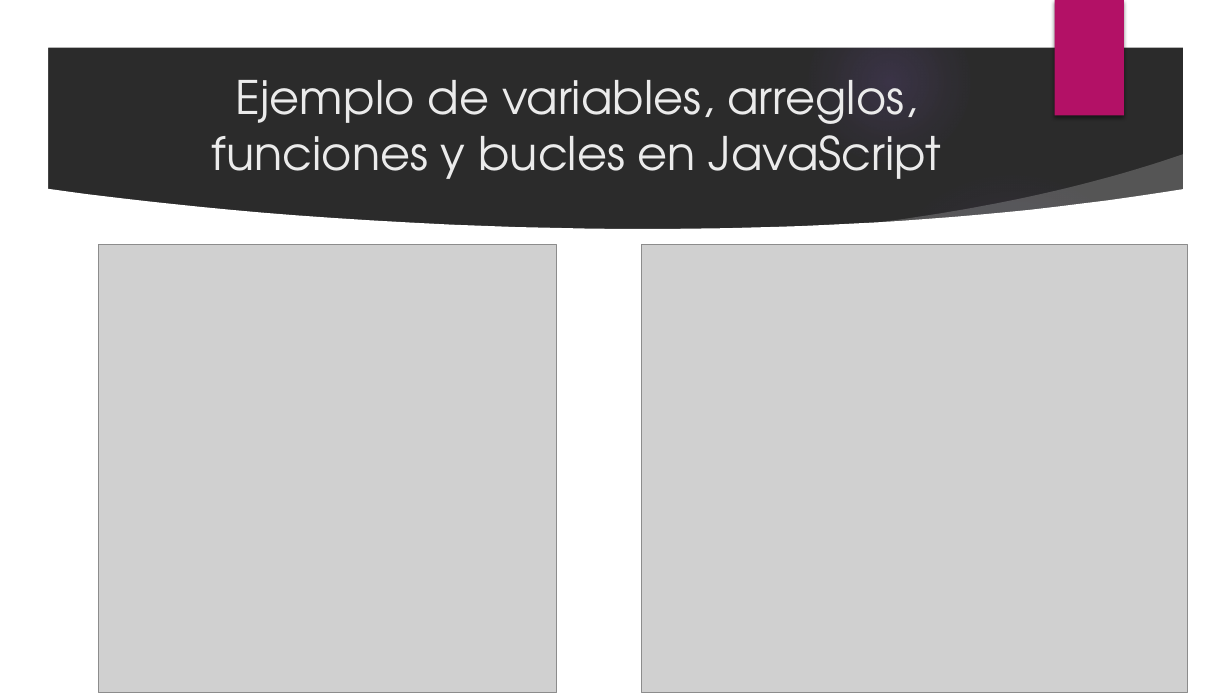
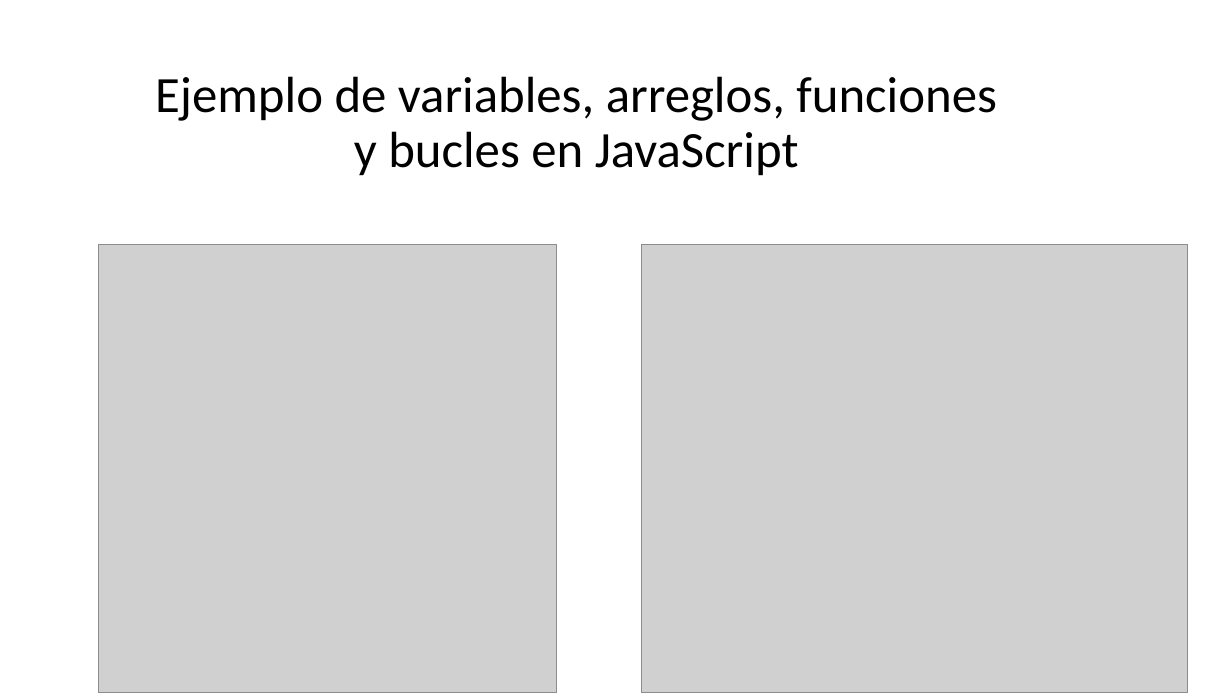
Before and after one commit to stealth14/Web-Transicion-Gradiente, a slide deck: slide 11 of diapositivas teoría JS.pptx. Drawn at 1232x693 pixels with LibreOffice and Linux fonts; fonts in the diff are those of the drawing; grey boxes stand for pictures; background and template pictures are left out; a plain dark background stands for a picture behind light text. Boxes give left, top, right and bottom in pixels: in the first picture for what was removed or moved away, otherwise in the second. Text is boxed around its words. In the diff, an @@ line names an element or a change of style, - is before the commit and + after.

```diff
--- a/diapositivas teoría JS.pptx
+++ b/diapositivas teoría JS.pptx
@@ background picture (left out) to #FFFFFF @@
@@ group removed at box(0, 0, 1232, 693): 3 freeform shapes, 2 ellipses @@
@@ rectangle removed at box(1055, 0, 1124, 116) @@
@@ title "Ejemplo de variables, arreglos, funciones ..." at box(155, 76, 997, 176): size 36 to 39.6 pt, font TeX Gyre Adventor to Calibri, text colour #EBEBEB to #000000; line spacing 1 to 0.9 @@
```
Also in this commit, not shown: 10 other slides changed, 5 other files.
